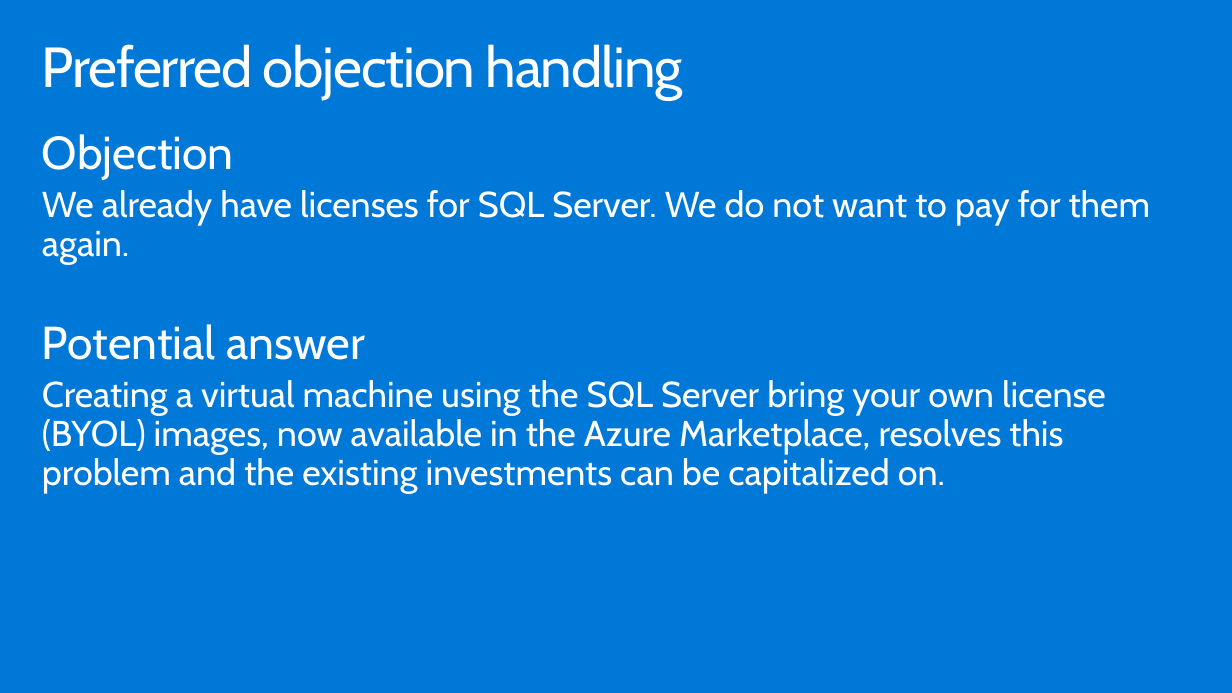
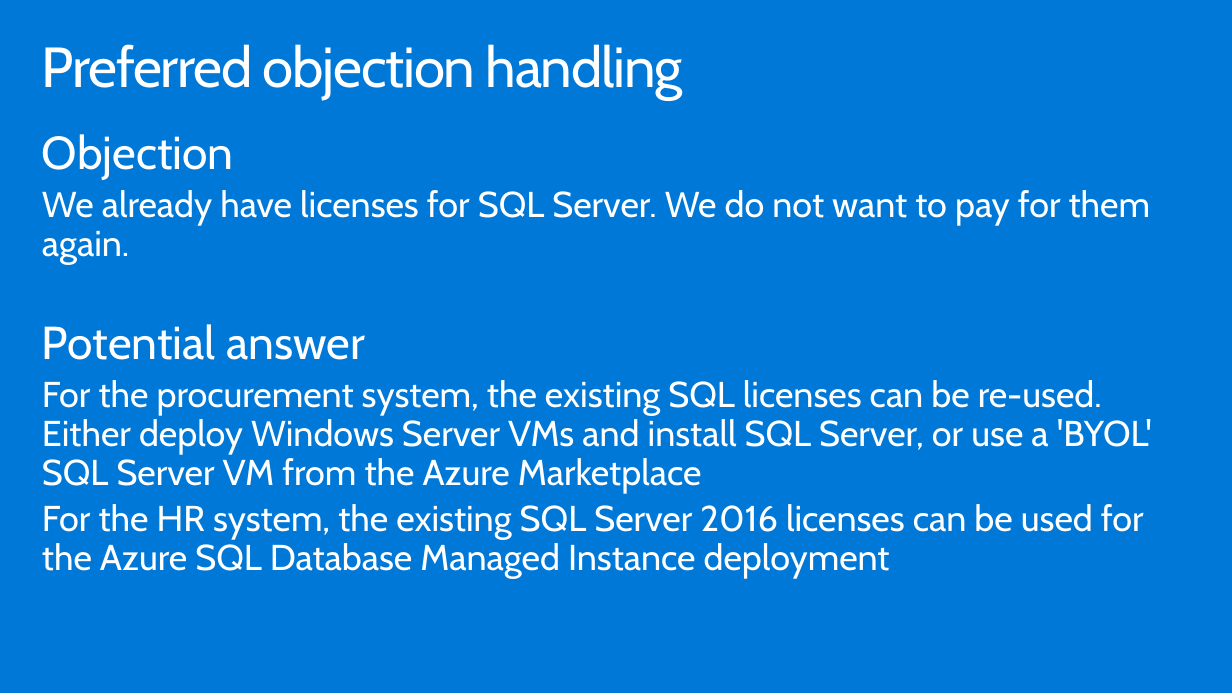
Before and after one commit to GretaLakra/Azure, a slide deck: slide 36 of WDS/Whiteboard design session trainer presentation - Lift and shift.pptx (slide 34 before the commit). Drawn at 1232x693 pixels with LibreOffice and Linux fonts; fonts in the diff are those of the drawing. Boxes give left, top, right and bottom in pixels: in the first picture for what was removed or moved away, otherwise in the second. Text is boxed around its words. In the diff, an @@ line names an element or a change of style, - is before the commit and + after.

```diff
--- a/WDS/Whiteboard design session trainer presentation - Lift and shift.pptx
+++ b/WDS/Whiteboard design session trainer presentation - Lift and shift.pptx
@@ text at [42, 380, 1152, 578]: text changed @@
-Creating a virtual machine using the SQL Server bring your own license (BYOL) images, now available in the Azure Marketplace, resolves this problem and the existing investments can be capitalized on.
+For the procurement system, the existing SQL licenses can be re-used. Either deploy Windows Server VMs and install SQL Server, or use a 'BYOL' SQL Server VM from the Azure Marketplace
+For the HR system, the existing SQL Server 2016 licenses can be used for the Azure SQL Database Managed Instance deployment
```
Also in this commit, not shown: 18 other slides changed, 9 slides added, 7 slides removed, 32 other files.
